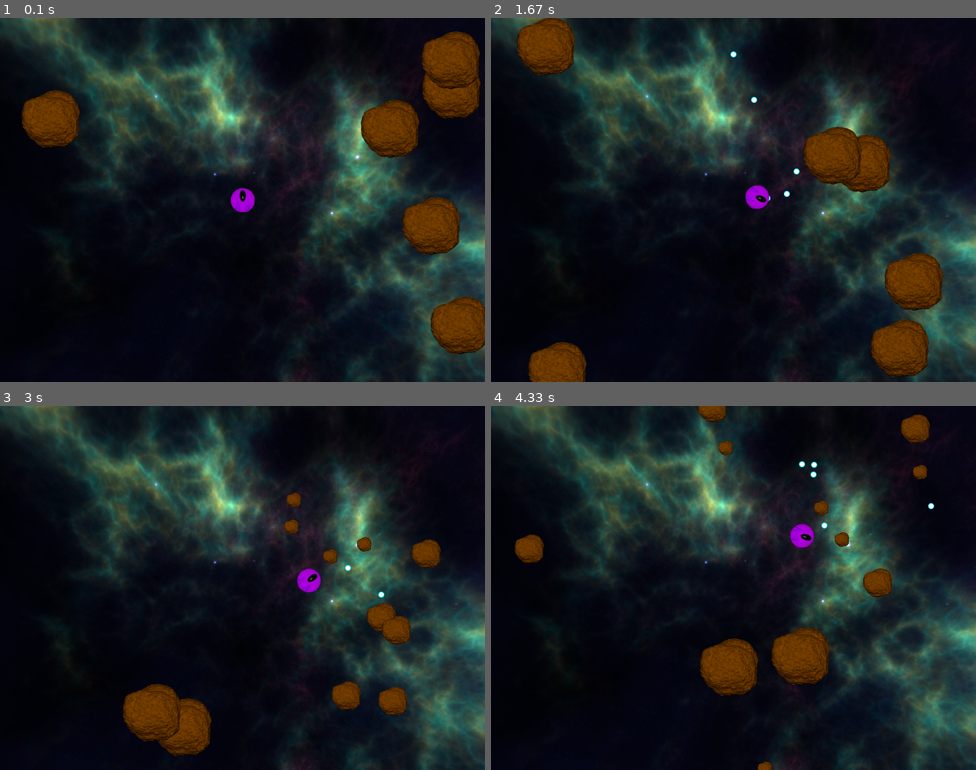
Above: before the commit, frames 1-4 (two rows, left to right).
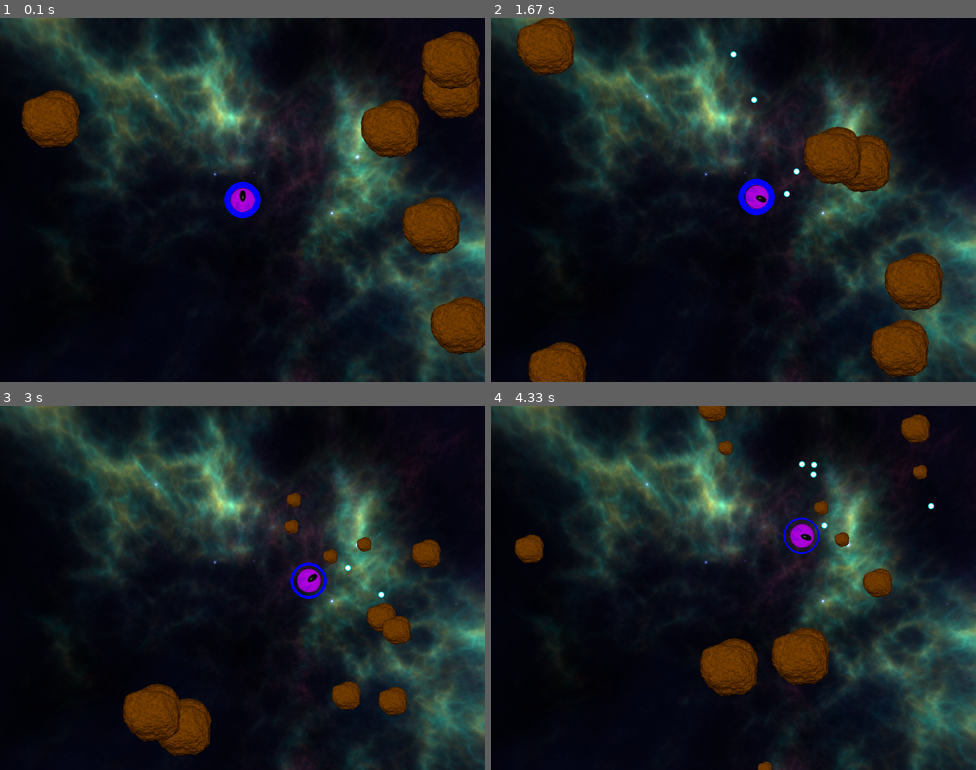
Above: after the commit, the same moments.

Repository: k12-jowhite/MyRealPython
Game: pygame game, started from awesome_pygame_project/Space_Rocks/__main__.py
Same seed, same stepped clock (60 frames per second), same inputs: the game is played once before the commit and once after it.
Inputs:
- Up to frame 1 (0.1 s): no input
- Up to frame 2 (1.67 s): tap Space at 0.33, 0.73, 1.03, 1.23, 1.57 s; hold Right 0.67-1.13 s; hold Up 1.17-1.47 s; hold Right from 1.5 s (still down)
- Up to frame 3 (3 s): tap Space at 1.87, 2.07, 2.37, 2.63, 2.97 s; release Right at 1.97 s; hold Left 2-2.53 s; hold Down 2.57-2.87 s; hold Left from 2.9 s (still down)
- Up to frame 4 (4.33 s): tap Space at 3.27, 3.4, 3.8, 4.1 s; release Left at 3.3 s; hold Up 3.33-3.7 s; hold Right from 3.73 s (still down)

The runs differ from the first frame. In frame 1, 0.3% of the frame differs, in the area x 46-54%, y 45-55%; in frame 2, 0.3%; in frame 3, 0.2%; in frame 4, 0.1%.

Commit message:
Add Shield class

Diff:
--- a/awesome_pygame_project/Space_Rocks/game.py
+++ b/awesome_pygame_project/Space_Rocks/game.py
@@ -1,6 +1,6 @@
 import pygame
 
-from models import Asteroid, Spaceship
+from models import Asteroid, Spaceship, Shield
 from utils import get_random_position, load_sprite, print_text
 
 class SpaceRocks :
@@ -16,6 +16,7 @@
         self.asteroids = []
         self.bullets = []
         self.spaceship = Spaceship((400, 300), self.bullets.append)
+        self.shields = Shield(self.spaceship)
         for _ in range(6) :
             while True :
                 position = get_random_position(self.screen)
@@ -37,9 +38,10 @@
         pygame.display.set_caption("Space Rocks")
 
     def _get_game_objects(self) :
-        game_objects = [*self.asteroids, *self.bullets]
+        game_objects = [*self.asteroids, *self.bullets,]
         if self.spaceship :
             game_objects.append(self.spaceship)
+            game_objects.append(self.shields)
         return game_objects
 
     def _handle_input(self) :
@@ -64,22 +66,22 @@
                 self.spaceship.accelerate()
             if is_key_pressed[pygame.K_DOWN] :
                 self.spaceship.decelerate()
-
+            self.shields.update(self.spaceship)
     def _process_game_logic(self) :
         for game_object in self._get_game_objects() :
             game_object.move(self.screen)
         if self.spaceship :
             for asteroid in self.asteroids :
                 if asteroid.collides_with(self.spaceship) :
-                    print(self.spaceship.shield)
-                    if self.spaceship.shield == 0 :
+                    print("Shields @ " + str(self.shields.strength))
+                    if self.shields.strength == 0 :
                         self.spaceship = None
                         self.message = "You lost!"
                         break
                     else :
                         for _ in range(asteroid.size * 2) :
                             self.spaceship.decelerate()
-                        self.spaceship.shield -= 1
+                        self.shields.decrease_shield(self.spaceship)
                         self.asteroids.remove(asteroid)
                         asteroid.reflect(
                             self.spaceship.direction,
--- a/awesome_pygame_project/Space_Rocks/models.py
+++ b/awesome_pygame_project/Space_Rocks/models.py
@@ -1,3 +1,5 @@
+from pygame import Surface, SRCALPHA
+from pygame.draw import circle
 from pygame.math import Vector2
 from pygame.transform import rotozoom
 
@@ -10,6 +12,8 @@
 )
 
 UP = Vector2(0, -1)
+BLUE = (0, 0, 255)
+RED = (255, 0, 0)
 
 class GameObject :
     def __init__(self, position, sprite, velocity) :
@@ -36,14 +40,13 @@
     MIN_SPEED = 0
     MAX_SPEED = 5
     BULLET_SPEED = 3
-    SHIELD_MAX = 10
     def __init__(self, position, create_bullet_callback) :
         self.create_bullet_callback = create_bullet_callback
         self.laser_sound = load_sound("laser")
-        self.shield = self.SHIELD_MAX
+        sprite = load_sprite("spaceship")
         # Make a copy of the original UP vector
         self.direction = Vector2(UP)
-        super().__init__(position, load_sprite("spaceship"), Vector2(0))
+        super().__init__(position, sprite, Vector2(0))
 
     def rotate(self, clockwise=True) :
         sign = 1 if clockwise else -1
@@ -72,16 +75,71 @@
             self.velocity.y = self.MIN_SPEED if self.velocity.y == self.MIN_SPEED else (
                 self.velocity.y - dec_factor
             )
-        print(self.velocity)
-
-    def lose_shield(self) :
-        self.shield -= 1
 
     def shoot(self) :
         bullet_velocity = self.direction * self.BULLET_SPEED + self.velocity
         bullet = Bullet(self.position, bullet_velocity)
         self.create_bullet_callback(bullet)
         self.laser_sound.play()
+
+
+class Shield(GameObject) :
+    SHIELD_MAX = 10
+    def __init__(self, spaceship, size=SHIELD_MAX) :
+        self.position = spaceship.position
+        self.velocity = spaceship.velocity
+        self.strength = size
+        self.color = BLUE
+        self.size = 60
+        self.r = self.size // 2
+        self.sprite = Surface((self.size, self.size), SRCALPHA)
+        self.ticker = 0
+        self.image = circle(
+            self.sprite,
+            self.color,
+            (self.r, self.r),
+            self.r,
+            self.strength
+        )
+        super().__init__(self.position, self.sprite, self.velocity)
+
+    def draw(self, surface) :
+        new_surface_size = (self.size, self.size)
+        blit_position = self.position - Vector2(self.r)
+        self.sprite = Surface((self.size, self.size), SRCALPHA)
+        if self.ticker > 0 :
+            self.color = RED
+        else :
+            self.color = BLUE
+        if self.strength > 0 :
+            self.image = circle(
+                self.sprite,
+                self.color,
+                (self.r, self.r),
+                self.r,
+                self.strength
+            )
+        surface.blit(self.sprite, blit_position)
+
+    def update(self, spaceship) :
+        self.position = spaceship.position
+        self.velocity = spaceship.velocity
+        if self.ticker > 0 :
+            self.ticker -= 1
+
+    def decrease_shield(self, spaceship) :
+        self.strength -= 1
+        self.ticker = 6
+
+
+
+class Bullet(GameObject) :
+    def __init__(self, position, velocity) :
+        super().__init__(position, load_sprite("bullet"), velocity)
+
+    def move(self, surface) :
+        self.position = self.position + self.velocity
+
 
 class Asteroid(GameObject) :
     SPLITS_INTO = 2
@@ -128,7 +186,6 @@
                         ship_vector.x - angle_modifier,
                         -ship_vector.y + angle_modifier
                     )
-                print(new_angle)
                 new_vector = ship_vector.reflect(new_angle)
                 new_vector = new_vector.scale_to_length(new_velocity)
                 asteroid = Asteroid(
@@ -138,11 +195,3 @@
                     new_vector
                 )
                 self.create_asteroid_callback(asteroid)
-                print(asteroid.direction.angle_to(UP))
-
-class Bullet(GameObject) :
-    def __init__(self, position, velocity) :
-        super().__init__(position, load_sprite("bullet"), velocity)
-
-    def move(self, surface) :
-        self.position = self.position + self.velocity
--- a/awesome_pygame_project/Space_Rocks/utils.py
+++ b/awesome_pygame_project/Space_Rocks/utils.py
@@ -32,7 +32,6 @@
 def get_angle_modifier() :
     return random.randrange(5, 10) / 10
 
-
 def load_sound(name) :
     path = f"assets/sounds/{name}.wav"
     return Sound(path)
